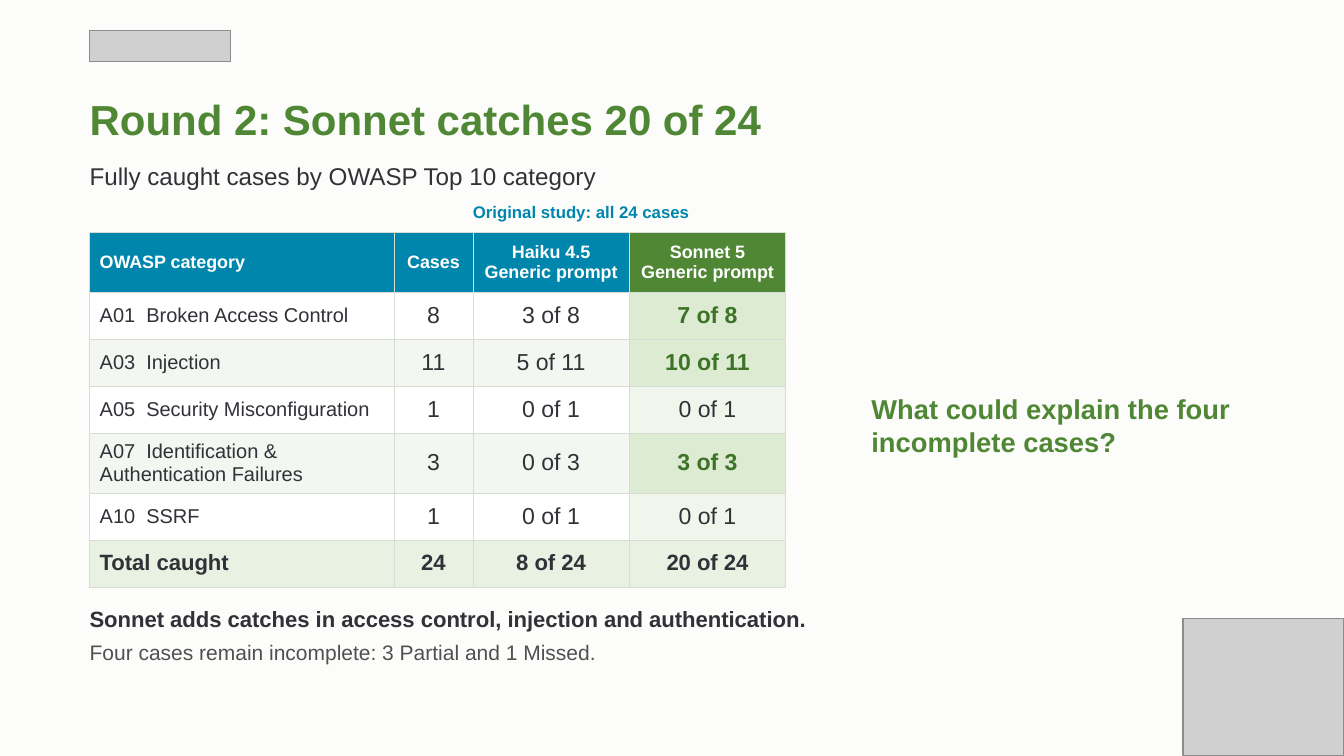
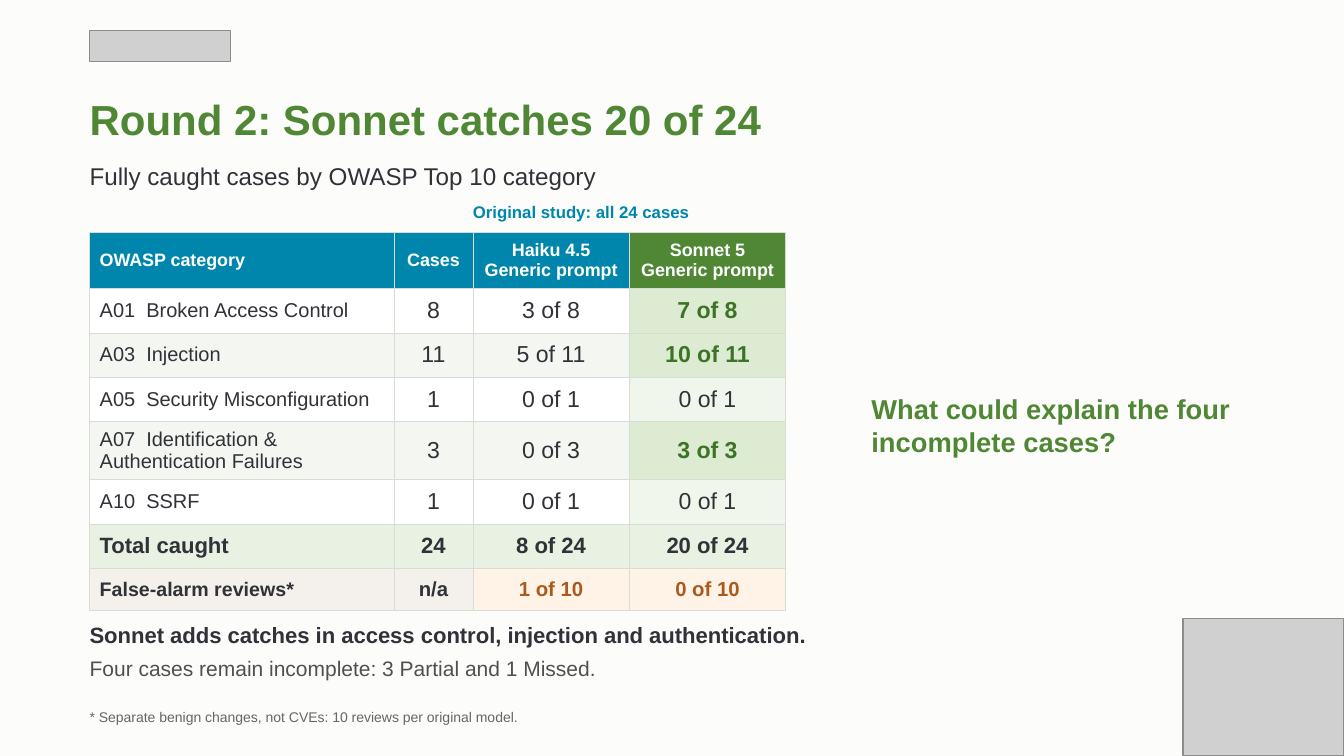
Before and after one commit to stperic/who-writes-who-finds, a slide deck: slide 9 of presentation/Who_Writes_the_Bug.pptx. Drawn at 1344x756 pixels with LibreOffice and Linux fonts; fonts in the diff are those of the drawing; grey boxes stand for pictures. Boxes give left, top, right and bottom in pixels: in the first picture for what was removed or moved away, otherwise in the second. Text is boxed around its words. In the diff, an @@ line names an element or a change of style, - is before the commit and + after.

Commit message:
Add benign-control false alarms to round tables

```diff
--- a/presentation/Who_Writes_the_Bug.pptx
+++ b/presentation/Who_Writes_the_Bug.pptx
@@ table at (90, 232, 785, 608) @@
+row 8: False-alarm reviews* | n/a | 1 of 10 | 0 of 10
@@ text "Sonnet adds catches in access ...": place and size @@
-text "Sonnet adds catches in access ..." at (90, 611, 805, 632)
+text "Sonnet adds catches in access ..." at (90, 627, 805, 648)
@@ text "Four cases remain incomplete: 3 ...": place and size @@
-text "Four cases remain incomplete: 3 ..." at (90, 645, 595, 664)
+text "Four cases remain incomplete: 3 ..." at (90, 661, 595, 680)
@@ text added at (99, 712, 518, 725), 10 pt, text #666666 @@
+* Separate benign changes, not CVEs: 10 reviews per original model.
```
Also in this commit, not shown: 9 other slides changed, 1 other file.
